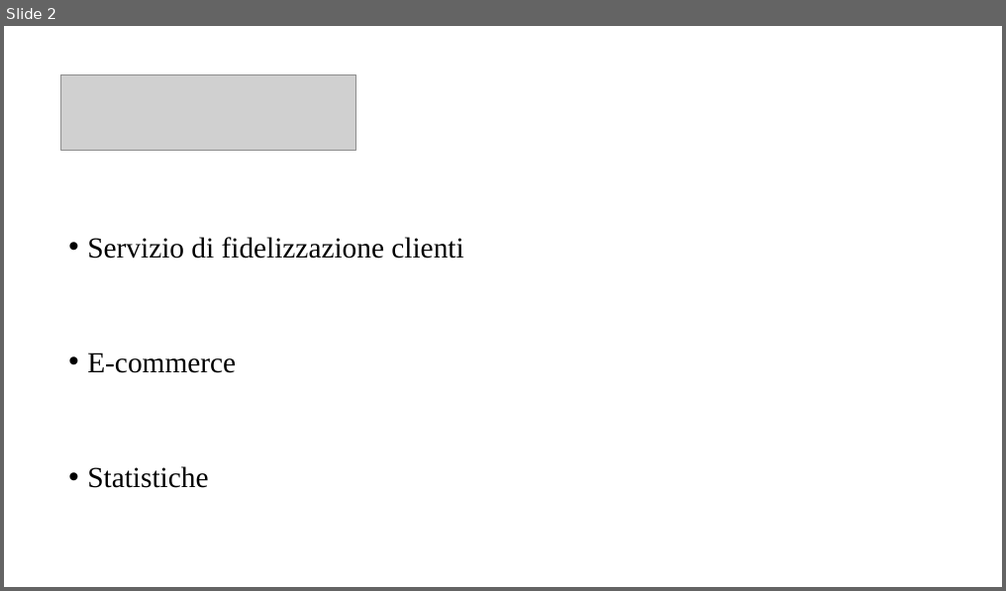
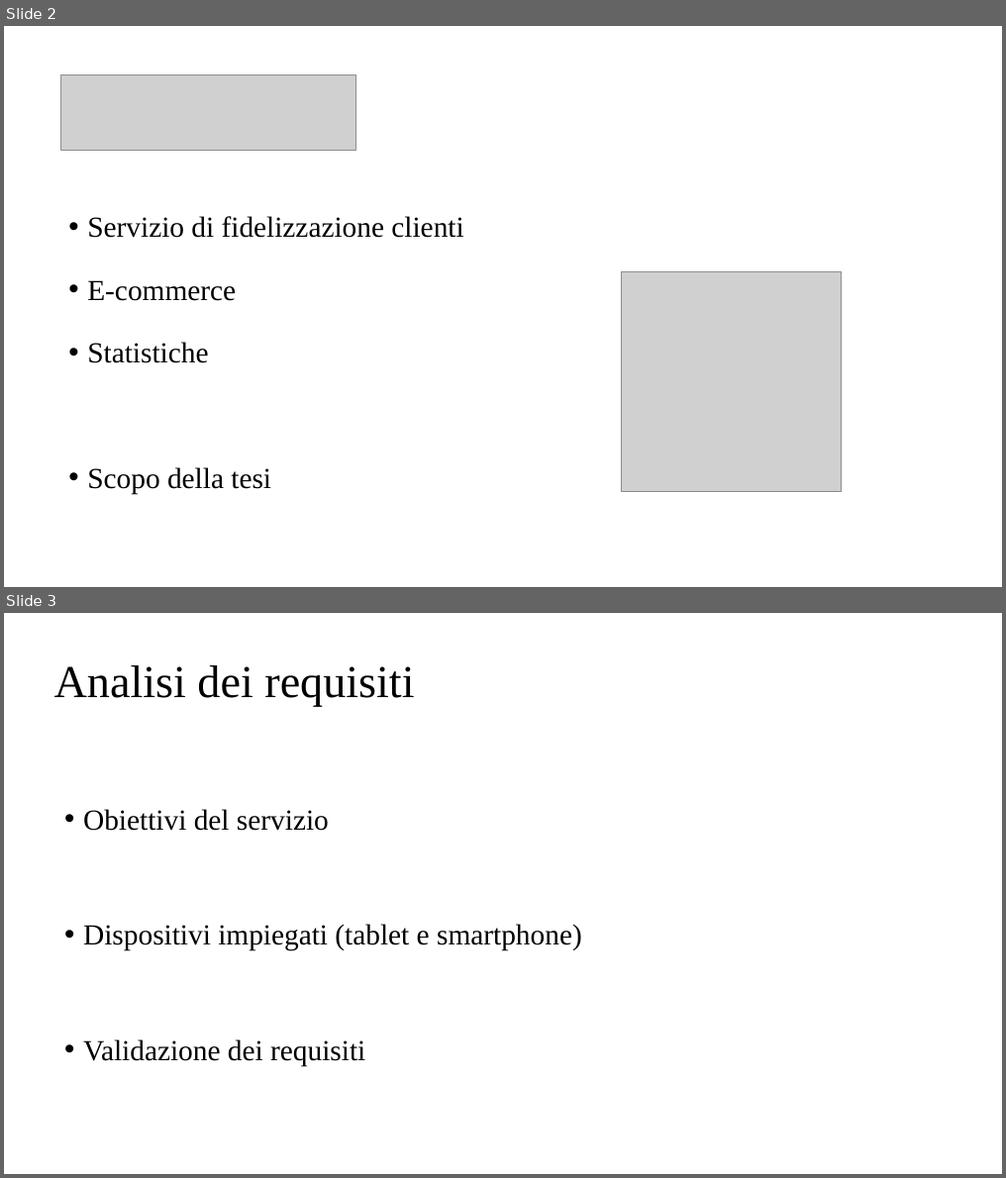
Before and after one commit to davidecolussi/Tesi, a slide deck: presentazione/Colussi_Davide_Presentazione.pptx. Shown one above the other, each under a label of ours: slide 2 before the commit, slides 2 and 3 after it. The pictures are 1006x591 and 1006x1178 pixels, drawn with LibreOffice and Linux fonts; fonts in the diff are those of the drawing; grey boxes stand for pictures. Boxes give left, top, right and bottom in pixels: in the first picture for what was removed or moved away, otherwise in the second. Text is boxed around its words. In the diff, an @@ line names an element or a change of style, - is before the commit and + after.

```diff
--- a/presentazione/Colussi_Davide_Presentazione.pptx
+++ b/presentazione/Colussi_Davide_Presentazione.pptx
@@ slide 3 added at <box>4,613,1002,1174</box>, background #FFFFFF @@
@@ title added at <box>54,665,414,707</box>, 44 pt, text #000000 @@
+Analisi dei requisiti
@@ text added at <box>83,809,582,1066</box>, 28 pt, text #000000 @@
+• Obiettivi del servizio
+• Dispositivi impiegati (tablet e smartphone)
+• Validazione dei requisiti
@@ slide 2 changed as well @@
@@ text "Servizio di fidelizzazione clienti": place and size @@
-text "Servizio di fidelizzazione clienti" at <box>87,237,463,488</box>
+text "Servizio di fidelizzazione clienti" at <box>87,216,463,494</box>
@@ text at <box>87,216,463,364</box>: line spacing 3 to 1.5 @@
@@ picture added at <box>622,273,842,492</box> @@
@@ text at <box>87,468,271,494</box>: paragraph added @@
+• Scopo della tesi
```
Also in this commit, not shown: 5 other slides changed, 3 other slides added, 5 slides removed.
